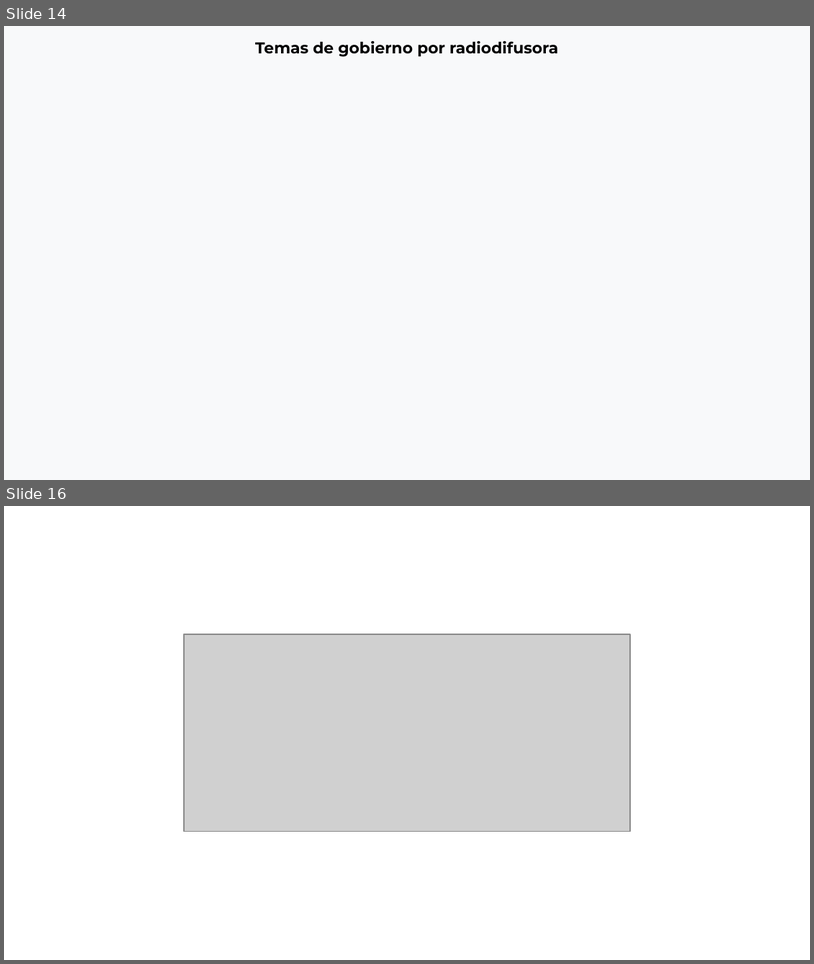
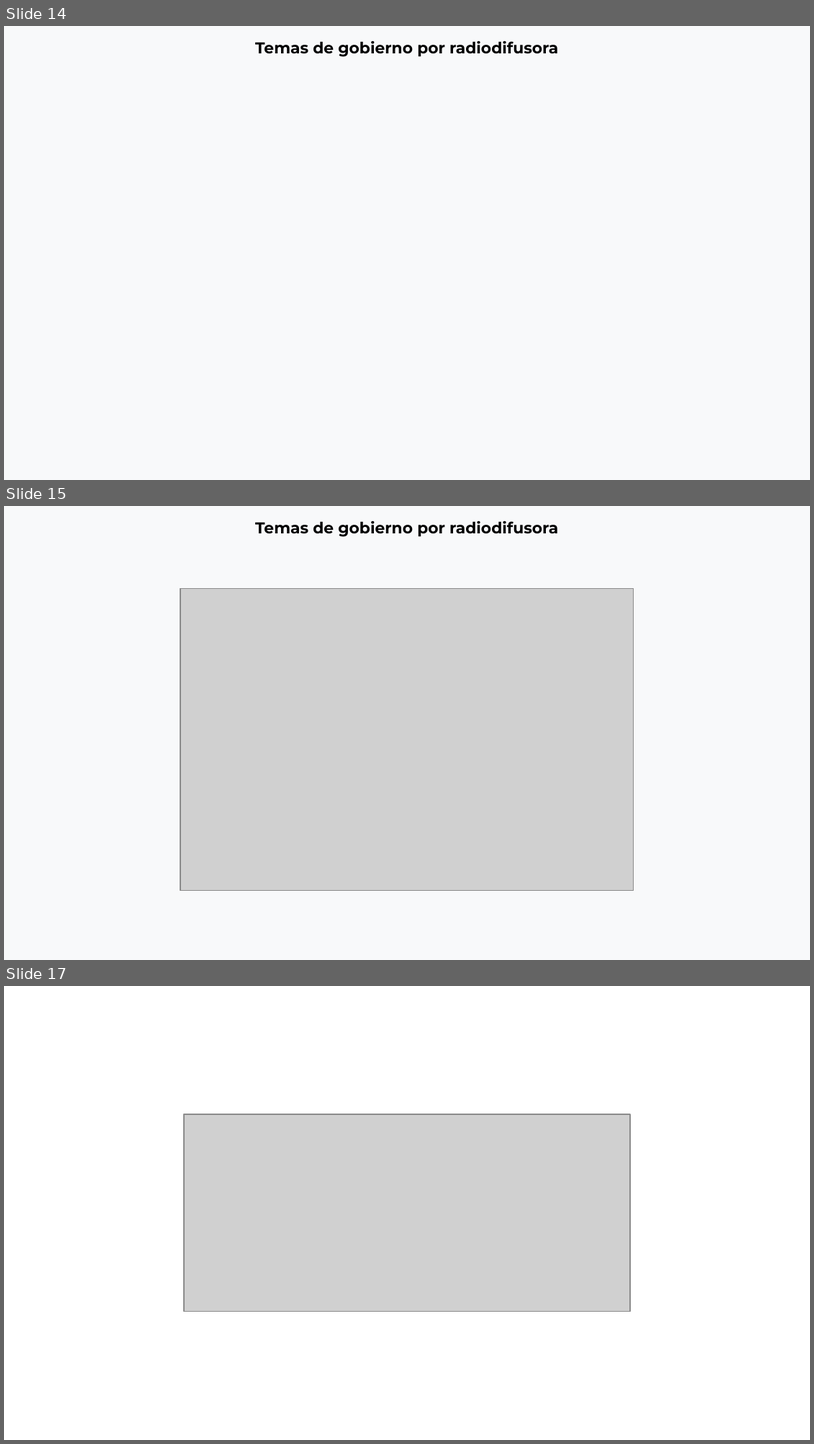
Before and after one commit to thelonious9/Reporteportadas, a slide deck: Reporte 061026.pptx. Shown one above the other, each under a label of ours: slides 14 and 16 before the commit, slides 14, 15 and 17 after it; the slides between them are not shown. The pictures are 814x964 and 814x1444 pixels, drawn with LibreOffice and Linux fonts; fonts in the diff are those of the drawing; grey boxes stand for pictures; background and template pictures are left out. Boxes give left, top, right and bottom in pixels: in the first picture for what was removed or moved away, otherwise in the second. Text is boxed around its words. In the diff, an @@ line names an element or a change of style, - is before the commit and + after.

```diff
--- a/Reporte 061026.pptx
+++ b/Reporte 061026.pptx
@@ slide 15 added at [4, 506, 810, 960], background #F8F9FA @@
@@ text added at [255, 521, 558, 537], 14 pt, text #000000, bold @@
+Temas de gobierno por radiodifusora
@@ picture added at [180, 588, 634, 890] @@
@@ what was slide 16 is now slide 17 @@
```
Also in this commit, not shown: 5 slides changed, 2 other files.
